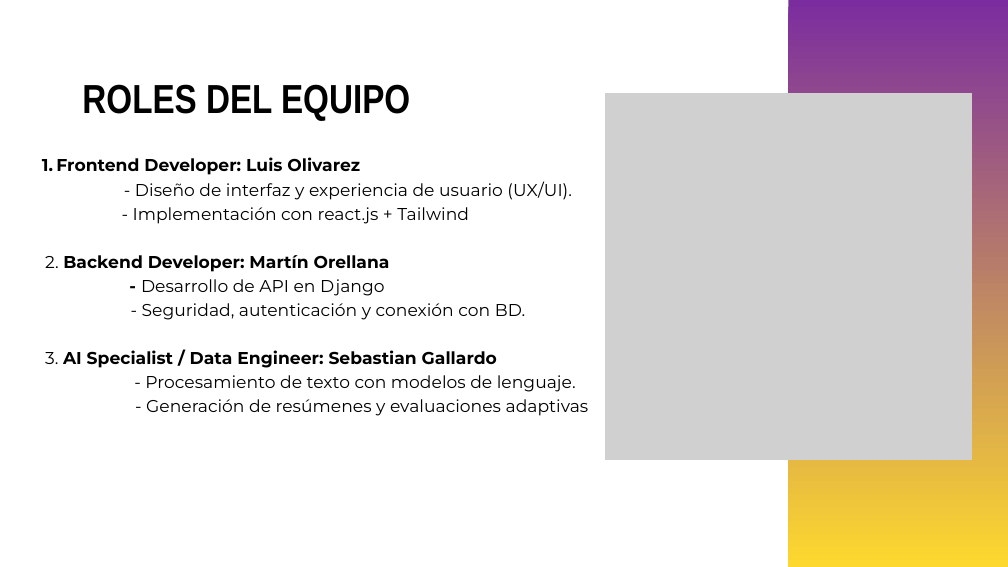
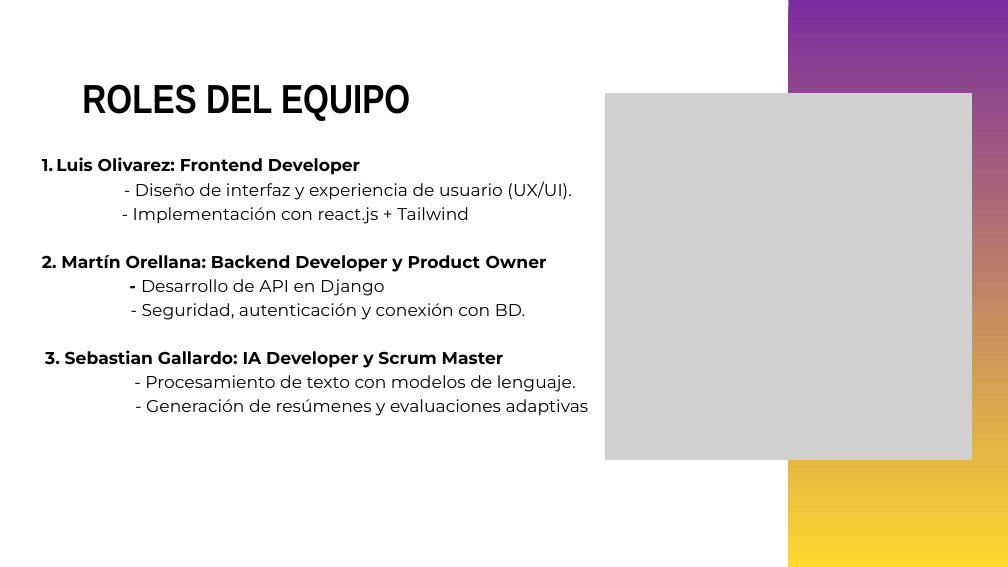
Before and after one commit to orellanaolivaresgallardo-capstone/StudyForge, a slide deck: slide 6 of Fase 1/Evidencias Grupales/Presentación Proyecto StudyForge.pptx. Drawn at 1008x567 pixels with LibreOffice and Linux fonts; fonts in the diff are those of the drawing; grey boxes stand for pictures. Boxes give left, top, right and bottom in pixels: in the first picture for what was removed or moved away, otherwise in the second. Text is boxed around its words. In the diff, an @@ line names an element or a change of style, - is before the commit and + after.

```diff
--- a/Fase 1/Evidencias Grupales/Presentación Proyecto StudyForge.pptx
+++ b/Fase 1/Evidencias Grupales/Presentación Proyecto StudyForge.pptx
@@ text at [56,157,360,175]: text changed @@
-  1. Frontend Developer: Luis Olivarez
+  1. Luis Olivarez: Frontend Developer
@@ text at [42,255,547,272]: text changed @@
-2. Backend Developer: Martín Orellana
+  2. Martín Orellana: Backend Developer y Product Owner
@@ text at [45,350,504,368]: text changed @@
-3. AI Specialist / Data Engineer: Sebastian Gallardo
+3. Sebastian Gallardo: IA Developer y Scrum Master
```
Also in this commit, not shown: 1 other file.
